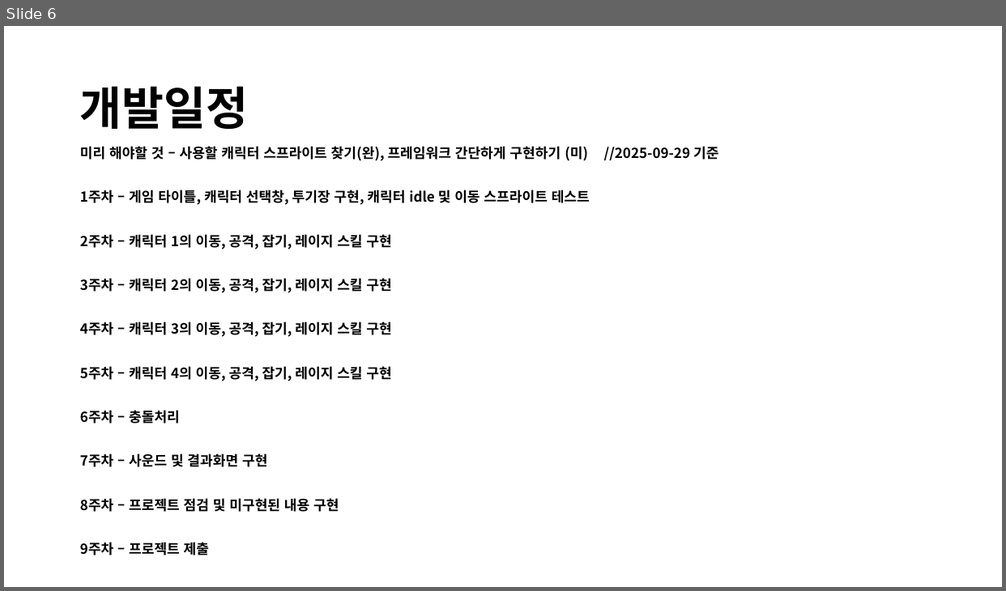
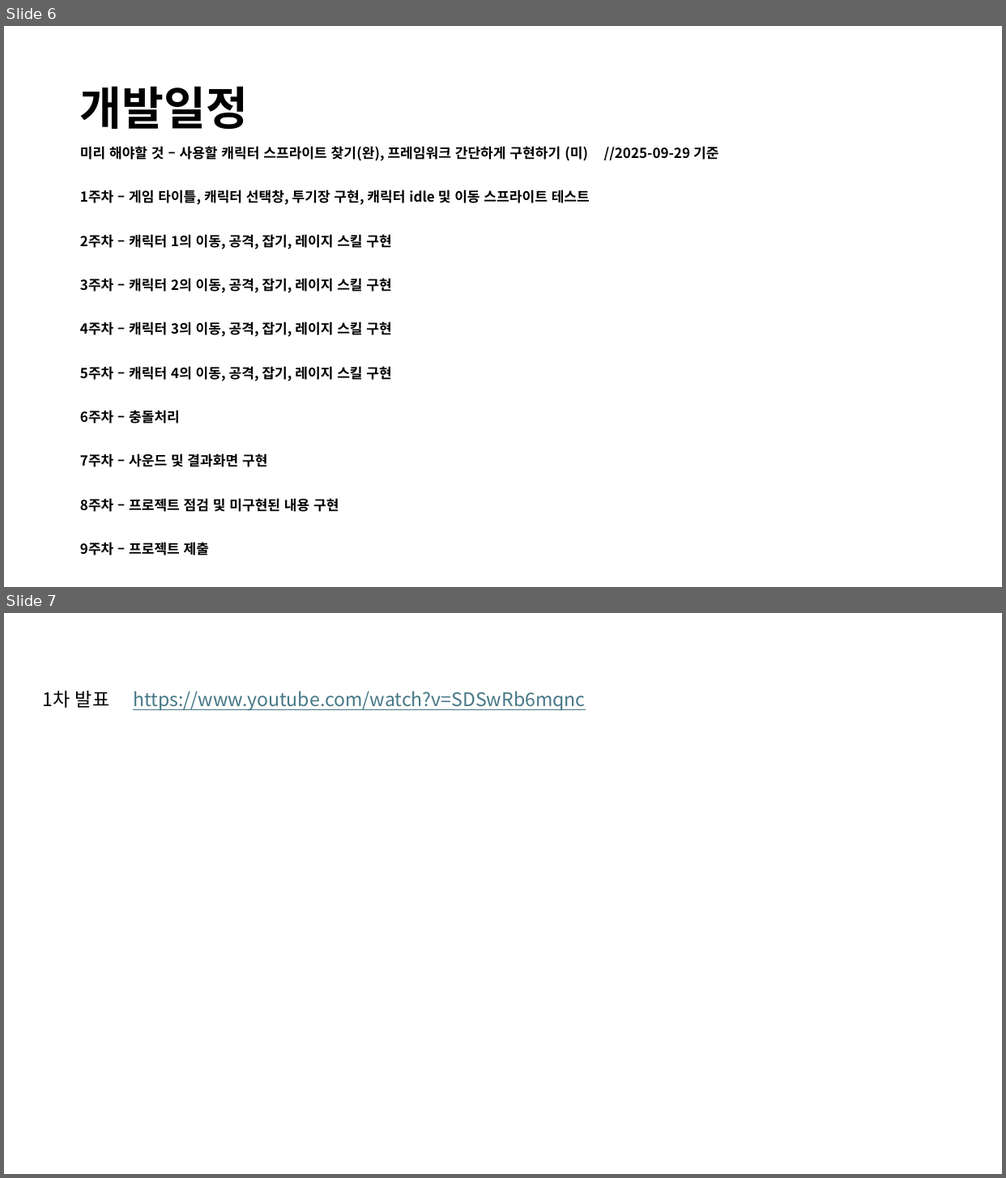
Before and after one commit to moveofearth/2DGP-Project, a slide deck: The Fighting.pptx. Shown one above the other, each under a label of ours: slide 6 before the commit, slides 6 and 7 after it. The pictures are 1006x591 and 1006x1178 pixels, drawn with LibreOffice and Linux fonts; fonts in the diff are those of the drawing. Boxes give left, top, right and bottom in pixels: in the first picture for what was removed or moved away, otherwise in the second. Text is boxed around its words. In the diff, an @@ line names an element or a change of style, - is before the commit and + after.

Commit message:
1차 발표자료 수정

```diff
--- a/The Fighting.pptx
+++ b/The Fighting.pptx
@@ slide 7 added at (x1=4, y1=613, x2=1002, y2=1174), background #FFFFFF @@
@@ text added at (x1=42, y1=691, x2=110, y2=708), 18 pt, text #000000 @@
+1차 발표
@@ text added at (x1=133, y1=691, x2=585, y2=711), 18 pt, text #467886, underline @@
+https://www.youtube.com/watch?v=SDSwRb6mqnc
```
